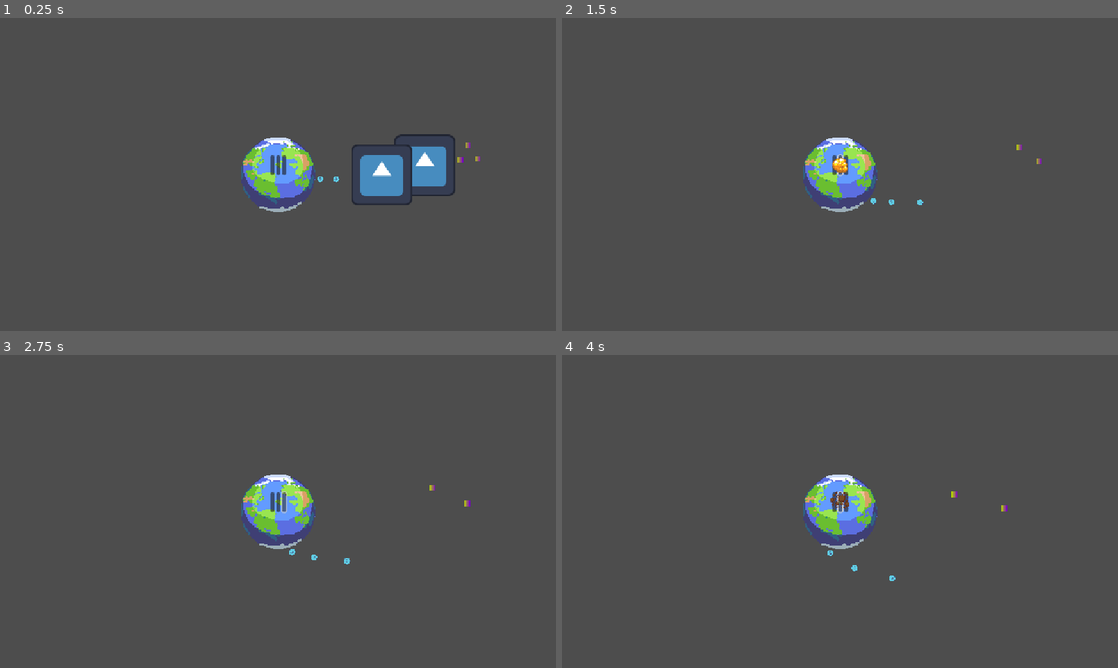
Above: before the commit, frames 1-4 (two rows, left to right).
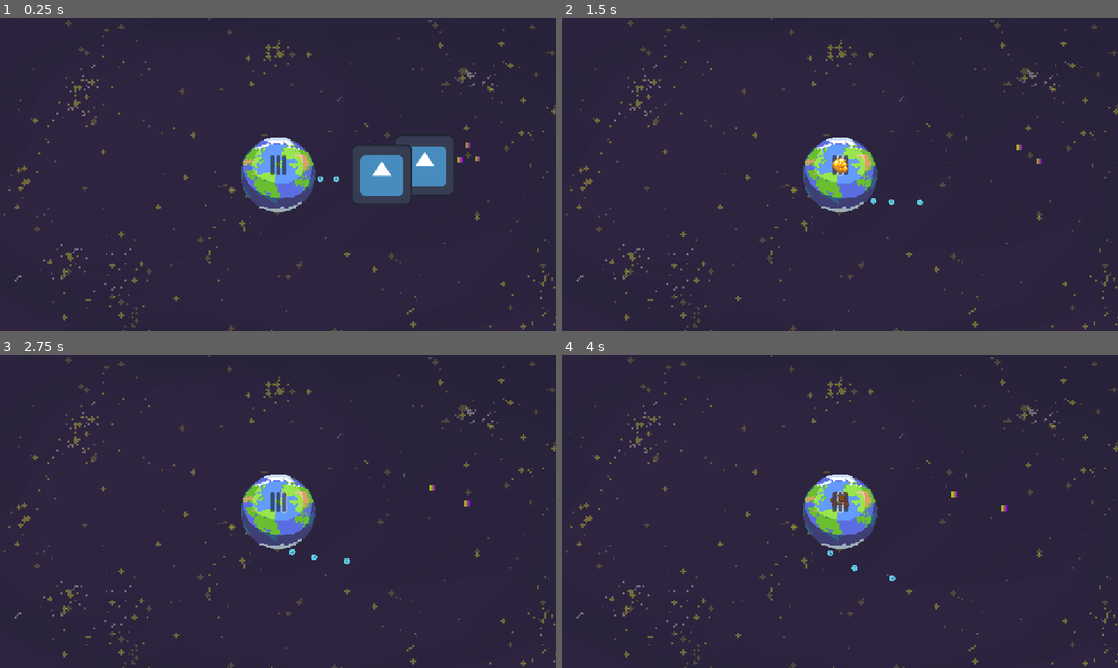
Above: after the commit, the same moments.

Repository: BoiPlex/Orbitron
Game: Godot game, scene res://scenes/game_world.tscn
Same seed, same stepped clock (60 frames per second), same inputs: the game is played once before the commit and once after it. The engine's default icon, where the game draws it, is replaced by a stand-in: a white triangle on a blue panel in a dark square.
Inputs (mouse positions are in pixels of both pictures, inside the frame that each line leads up to):
- Up to frame 1 (0.25 s): no input
- Up to frame 2 (1.5 s): click (834, 165) at 0.5 s; click (840, 165) at 1.25 s
- Up to frame 3 (2.75 s): click (283, 502) at 2 s
- Up to frame 4 (4 s): click (834, 502) at 2.75 s; click (840, 502) at 3.5 s

The runs differ from the first frame. In frame 1, 93% of the frame differs, in the area x 0-100%, y 0-100%; in frame 2, 97%; in frame 3, 97%; in frame 4, 97%.

Commit message:
bg added

Diff:
--- a/orbitron-game/scenes/game_world.tscn
+++ b/orbitron-game/scenes/game_world.tscn
@@ -6,12 +6,19 @@
 [ext_resource type="PackedScene" uid="uid://c6g7jumv1icbe" path="res://scenes/test_body.tscn" id="4_0vfqx"]
 [ext_resource type="Script" uid="uid://di750aidn8r6w" path="res://scripts/projectile_pool.gd" id="5_wbbl4"]
 [ext_resource type="PackedScene" uid="uid://da7cbb55x2u75" path="res://scenes/hud_control.tscn" id="6_6c6v5"]
+[ext_resource type="Texture2D" uid="uid://nni73x76erl3" path="res://assets/bg.png" id="7_bhwwd"]
 
 [node name="GameWorld" type="Node2D"]
 script = ExtResource("1_nd3ib")
 metadata/_custom_type_script = "uid://cw4xtacqgcrfu"
 
+[node name="Sprite2D" type="Sprite2D" parent="."]
+texture_filter = 3
+scale = Vector2(3.8, 3.8)
+texture = ExtResource("7_bhwwd")
+
 [node name="Player" parent="." instance=ExtResource("2_ag5ty")]
+texture_filter = 1
 
 [node name="Camera2D" type="Camera2D" parent="."]
 
Binary file added: orbitron-game/assets/bg.png
Not shown, added: orbitron-game/assets/bg.png.import
Not shown: 1 places in orbitron-game/scenes/game_world.tscn that only renumber resources
